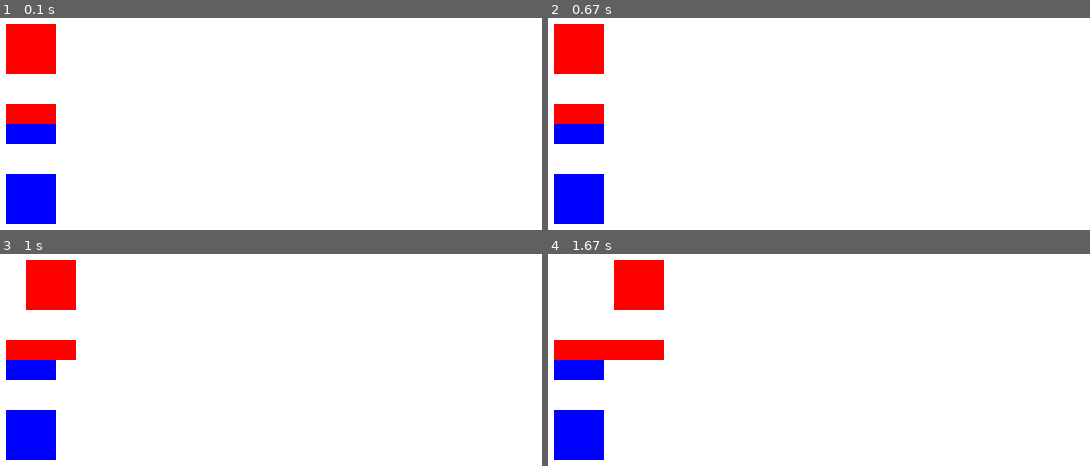
Above: before the commit, frames 1-4 (two rows, left to right).
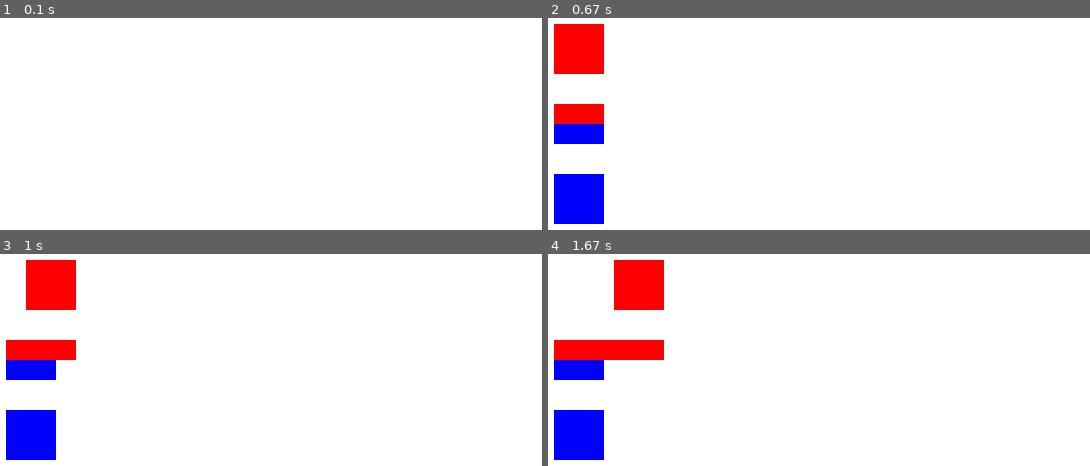
Above: after the commit, the same moments.

Repository: MaciejCiura/Goldsprint
Game: pygame game, started from main.py
Two runs of this game, one before a commit and one after it. Both use one fixed random seed, a clock stepped at 60 frames per second and the inputs below.
Inputs:
- Up to frame 1 (0.1 s): no input
- Up to frame 2 (0.67 s): tap Enter at 0.33 s
- Up to frame 3 (1 s): tap A at 0.67 s
- Up to frame 4 (1.67 s): tap A at 1, 1.4 s

The runs differ from the first frame. In frame 1, 6.1% of the frame differs, in the area x 1-11%, y 2-98%; in frame 2, nothing differs; in frame 3, nothing differs; in frame 4, nothing differs.

Commit message:
Working scene_manager with start, race and winner scene. Removed pycache

Diff:
--- a/entities/player.py
+++ b/entities/player.py
@@ -5,19 +5,21 @@
 
 
 class Player:
-    player_id = 0
 
-    def __init__(self, color, position: Position, player_id=None, progressbar_position=None):
-        self.player_id, Player.player_id = Player.player_id, Player.player_id+1
+    def __init__(self, color, position: Position, progressbar_position=None):
         self.position = position
         self.color = color
         self.width = Bike.BIKE_WIDTH
         self.height = Bike.BIKE_HEIGHT
         self.bike = pygame.Surface((self.width, self.height))
         self.bike.fill(color)
+        self.name = None
         if progressbar_position is None:
             progressbar_position = Position(self.position.x, self.position.y + 80)
         self.progressbar = Progressbar(self.color, progressbar_position)
+
+    def set_name(self, name):
+        self.name = name
 
     def check_win(self):
         return self.position.x >= Screen.MAX_DISTANCE
--- a/main.py
+++ b/main.py
@@ -1,6 +1,6 @@
 import pygame
 import sys
-import services.game_manager
+import services.scene_manager
 from util.constant import Screen
 
 
@@ -9,8 +9,12 @@
 screen = pygame.display.set_mode((Screen.SCREEN_WIDTH, Screen.SCREEN_HEIGHT))
 pygame.display.set_caption(Screen.WINDOW_CAPTION)
 
-game = services.game_manager.GameManager(screen)
-game.start()
+game = services.scene_manager.SceneManager(screen)
+
+status = True
+while status is True:
+    status = game.run()
+    pygame.display.flip()
 
 pygame.quit()
 
--- a/scenes/race_scene.py
+++ b/scenes/race_scene.py
@@ -21,7 +21,7 @@
     def _count_elapsed_time(self):
         return pygame.time.get_ticks() - self.start_time
 
-    def update_entities(self):
+    def _update_entities(self):
         for player in self.players:
             if player.check_win():
                 self.winner = player
@@ -38,7 +38,7 @@
         self.screen.fill(Colors.WHITE)
         for player in self.players:
             player.display(self.screen)
-        pygame.display.flip()
 
     def update_state(self) -> bool:
+        self._update_entities()
         return self.winner is not None
--- a/scenes/start_scene.py
+++ b/scenes/start_scene.py
@@ -2,16 +2,26 @@
 
 import scenes.scene
 
-from util.constant import Colors
+from entities.player import Player
+
+from util.constant import Colors, Screen
+from util.position import Position
 
 
 class StartScene(scenes.scene.Scene):
 
-    def __init__(self, screen: pygame.Surface, winner):
+    def __init__(self, screen: pygame.Surface):
         super().__init__(screen)
-        self.winner = winner
+        self.button_pressed = False
+
+    def key_down(self, keyname: int) -> None:
+        self.button_pressed = True
 
     def display(self):
         self.screen.fill(Colors.WHITE)
-        self.winner.display(self.screen)
-        pygame.display.flip()
+
+
+    def update_state(self) -> bool:
+        # read names and other properites
+        # if run button pressed
+        return self.button_pressed
--- a/scenes/winner_scene.py
+++ b/scenes/winner_scene.py
@@ -10,8 +10,15 @@
     def __init__(self, screen: pygame.Surface, winner):
         super().__init__(screen)
         self.winner = winner
+        self.button_pressed = False
+
+    def key_down(self, keyname: int) -> None:
+        self.button_pressed = True
 
     def display(self):
         self.screen.fill(Colors.WHITE)
         self.winner.display(self.screen)
         pygame.display.flip()
+
+    def update_state(self) -> bool:
+        return self.button_pressed
--- a/services/game_manager.py
+++ b/services/game_manager.py
@@ -9,19 +9,3 @@
         self.scene_manager = SceneManager(screen)
         self.clock = pygame.time.Clock()
         self.running = False
-
-    def start(self):
-        running = True
-        while running:
-            for event in pygame.event.get():
-                if event.type == pygame.QUIT:
-                    running = False
-                elif event.type == pygame.KEYDOWN:
-                    self.scene_manager.active_scene.key_down(event.key)
-
-            if isinstance(self.scene_manager.active_scene, RaceScene):
-                self.scene_manager.active_scene.update_entities()
-            self.scene_manager.active_scene.display()
-            self.scene_manager.update()
-
-            self.clock.tick(Screen.FRAMERATE)
--- a/services/scene_manager.py
+++ b/services/scene_manager.py
@@ -1,15 +1,39 @@
+import pygame
 from scenes.race_scene import RaceScene
+from scenes.start_scene import StartScene
 from scenes.winner_scene import WinnerScene
+
+from util.constant import Screen
 
 
 class SceneManager:
     def __init__(self, screen):
-        self.active_scene = RaceScene(screen)
+        self.screen = screen
+        self.active_scene = StartScene(screen)
+        self.clock = pygame.time.Clock()
 
-    def tick(self):
+    def key_down(self, keyname: int) -> None:
+        # if isinstance(self.active_scene, StartScene):
         pass
 
-    def update(self):
+    def run(self):
+        for event in pygame.event.get():
+            if event.type == pygame.QUIT:
+                return False
+            elif event.type == pygame.KEYDOWN:
+                self.active_scene.key_down(event.key)
+        self.active_scene.display()
         if self.active_scene.update_state():
-            if isinstance(self.active_scene, RaceScene):
-                self.active_scene = WinnerScene(self.active_scene.screen, self.active_scene.winner)
+            self._next_scene()
+        self.clock.tick(Screen.FRAMERATE)
+        return True
+
+    def _next_scene(self):
+        if isinstance(self.active_scene, StartScene):
+            self.active_scene = RaceScene(self.screen)
+
+        elif isinstance(self.active_scene, RaceScene):
+            self.active_scene = WinnerScene(self.screen, self.active_scene.winner)
+
+        elif isinstance(self.active_scene, WinnerScene):
+            self.active_scene = StartScene(self.screen)
